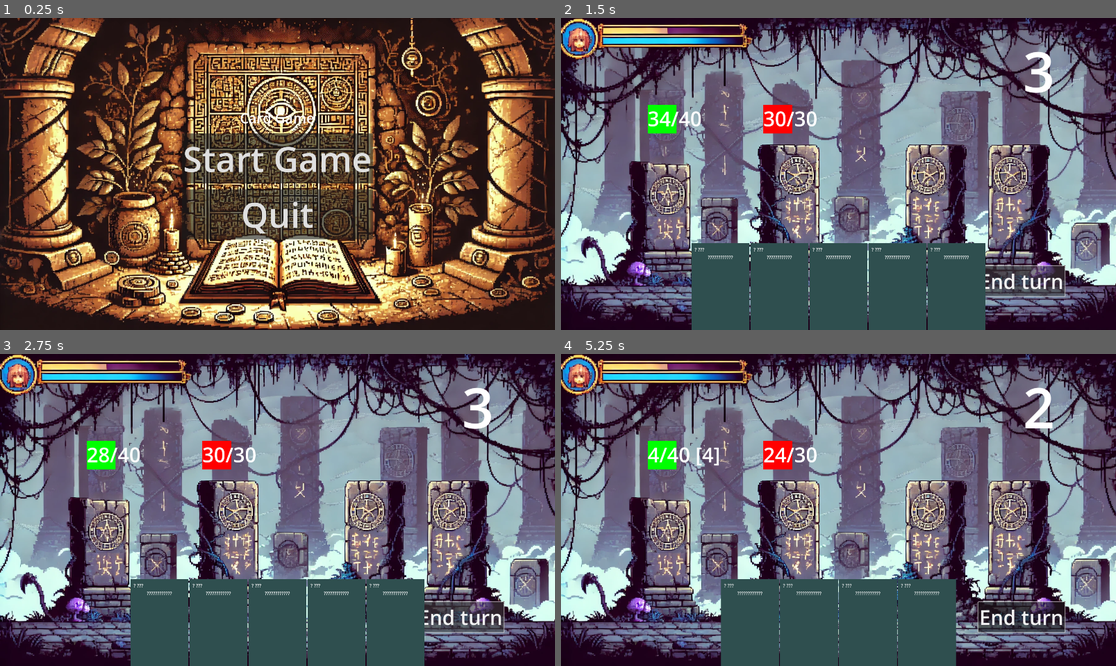
Above: before the commit, frames 1-4 (two rows, left to right).
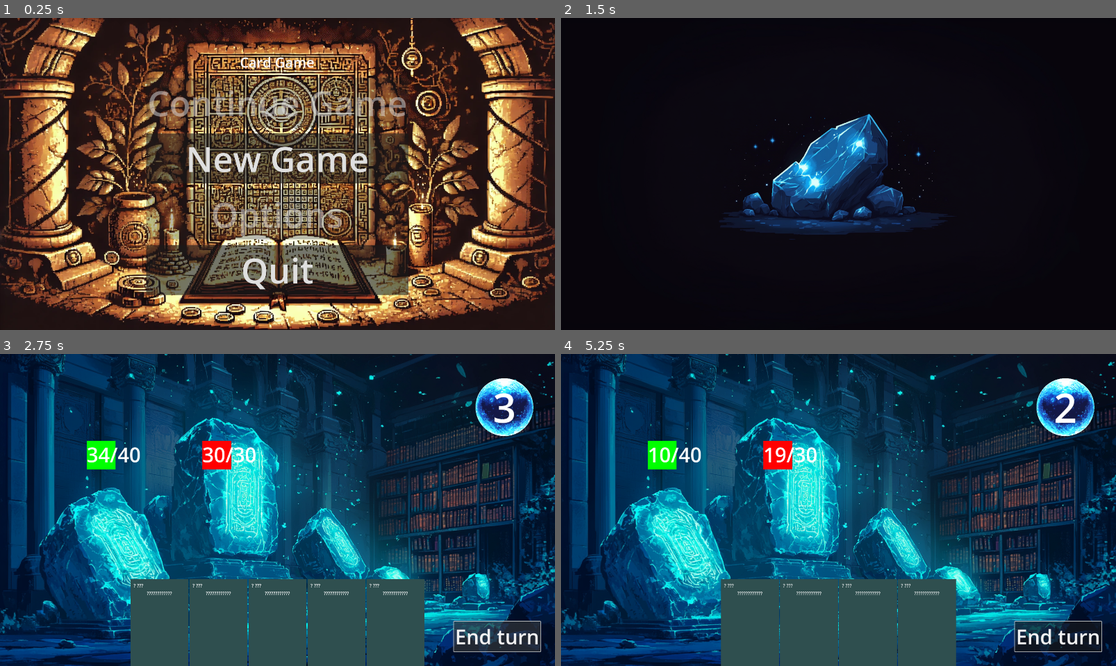
Above: after the commit, the same moments.

Repository: Pixel-Pilgrims/game-off-2024
Game: Godot game, scene res://scenes/Main.tscn
Two runs of this game, one before a commit and one after it. Both use one fixed random seed, a clock stepped at 60 frames per second and the inputs below. Sound files missing from this copy of the repository are replaced by a short silence.
Inputs (mouse positions are in pixels of both pictures, inside the frame that each line leads up to):
- Up to frame 1 (0.25 s): no input
- Up to frame 2 (1.5 s): click "Start Game" (after the commit: "New Game") at 0.5 s; click (1021, 280) at 1.25 s, where only the run before the commit has a clickable "End turn"
- Up to frame 3 (2.75 s): click "End turn" at 2 s
- Up to frame 4 (5.25 s): click "End turn" at 2.75 s; tap Enter at 3.5, 5 s; move the mouse to (721, 622) at 3.52 s; click (721, 622) at 3.67 s; tap Space at 4.25 s; move the mouse to (749, 622) at 4.27 s; click (749, 622) at 4.42 s; move the mouse to (721, 622) at 5.02 s; click (721, 622) at 5.17 s

The runs differ from the first frame. In frame 1, 18% of the frame differs, in the area x 26-74%, y 12-89%; in frame 2, 89%, in the area x 0-100%, y 0-100%; in frame 3, 82%; in frame 4, 85%.

Commit message:
feat: add cutscene system

Diff:
--- a/resources/cards/attack_card.tres
+++ b/resources/cards/attack_card.tres
@@ -1,9 +1,9 @@
 [gd_resource type="Resource" script_class="CardData" load_steps=2 format=3 uid="uid://i1h80xcboga2"]
 
-[ext_resource type="Script" path="res://scripts/cards/card_data.gd" id="1_e526h"]
+[ext_resource type="Script" path="res://scripts/data/card_data.gd" id="1_qhkig"]
 
 [resource]
-script = ExtResource("1_e526h")
+script = ExtResource("1_qhkig")
 name = "Strike"
 energy_cost = 1
 card_type = "attack"
--- a/resources/cards/block_card.tres
+++ b/resources/cards/block_card.tres
@@ -1,9 +1,9 @@
 [gd_resource type="Resource" script_class="CardData" load_steps=2 format=3 uid="uid://dwoxx76qsbfys"]
 
-[ext_resource type="Script" path="res://scripts/cards/card_data.gd" id="1_8hq8f"]
+[ext_resource type="Script" path="res://scripts/data/card_data.gd" id="1_vpyxy"]
 
 [resource]
-script = ExtResource("1_8hq8f")
+script = ExtResource("1_vpyxy")
 name = "Block"
 energy_cost = 1
 card_type = "block"
--- /dev/null
+++ b/resources/cutscenes/new_game/new_game_cutscene.tres
@@ -0,0 +1,29 @@
+[gd_resource type="Resource" script_class="CutsceneData" load_steps=10 format=3 uid="uid://cmss538sh2l7r"]
+
+[ext_resource type="Script" path="res://scripts/data/cutscene_data.gd" id="1_b1qtf"]
+[ext_resource type="AudioStream" uid="uid://b6miq63f23cyk" path="res://assets/audio/new_game_narrative.mp3" id="1_mx5nb"]
+[ext_resource type="Script" path="res://scripts/data/cutscene_frame_data.gd" id="2_ireuw"]
+[ext_resource type="Texture2D" uid="uid://wv57ymcqwumg" path="res://assets/cutscene_images/new_game/new_game_0_stone.png" id="3_sptdj"]
+[ext_resource type="Texture2D" uid="uid://x7r1vbh43dhe" path="res://assets/cutscene_images/new_game/new_game_1_marketplace.png" id="4_x3eri"]
+[ext_resource type="Texture2D" uid="uid://qoukk6jbsbu0" path="res://assets/cutscene_images/new_game/new_game_2_rocky_outcrop.png" id="5_7v7wn"]
+
+[sub_resource type="Resource" id="Resource_dxda3"]
+script = ExtResource("2_ireuw")
+timestamp = 0.0
+image = ExtResource("3_sptdj")
+
+[sub_resource type="Resource" id="Resource_gcroa"]
+script = ExtResource("2_ireuw")
+timestamp = 6.0
+image = ExtResource("4_x3eri")
+
+[sub_resource type="Resource" id="Resource_5aa0k"]
+script = ExtResource("2_ireuw")
+timestamp = 22.0
+image = ExtResource("5_7v7wn")
+
+[resource]
+resource_name = "New Game"
+script = ExtResource("1_b1qtf")
+audio_track = ExtResource("1_mx5nb")
+frames = Array[ExtResource("2_ireuw")]([SubResource("Resource_dxda3"), SubResource("Resource_gcroa"), SubResource("Resource_5aa0k")])
--- a/scenes/Card.tscn
+++ b/scenes/Card.tscn
@@ -1,6 +1,6 @@
 [gd_scene load_steps=2 format=3 uid="uid://cpp37o7600nho"]
 
-[ext_resource type="Script" path="res://scripts/cards/card.gd" id="1_p7luq"]
+[ext_resource type="Script" path="res://scripts/scenes/card.gd" id="1_p7luq"]
 
 [node name="Card" type="Control"]
 custom_minimum_size = Vector2(200, 300)
--- a/scenes/Combat.tscn
+++ b/scenes/Combat.tscn
@@ -1,17 +1,18 @@
-[gd_scene load_steps=10 format=3 uid="uid://bqup6jb3jks6m"]
+[gd_scene load_steps=11 format=3 uid="uid://bqup6jb3jks6m"]
 
-[ext_resource type="Script" path="res://scripts/combat.gd" id="1_5fcjk"]
+[ext_resource type="Script" path="res://scripts/scenes/combat.gd" id="1_n5yyl"]
 [ext_resource type="Script" path="res://scripts/managers/combat_manager.gd" id="2_305ab"]
 [ext_resource type="Script" path="res://scripts/managers/hand_manager.gd" id="3_bdk6y"]
 [ext_resource type="Script" path="res://scripts/managers/decoder_manager.gd" id="4_vgm5a"]
 [ext_resource type="Script" path="res://scripts/managers/pause_manager.gd" id="5_pl43j"]
-[ext_resource type="Script" path="res://scripts/background_system.gd" id="6_ucnrj"]
+[ext_resource type="Script" path="res://scripts/systems/background_system.gd" id="6_l1wfx"]
 [ext_resource type="Script" path="res://scripts/player.gd" id="7_dwwk6"]
 [ext_resource type="Script" path="res://scripts/enemy.gd" id="8_grmhu"]
 [ext_resource type="PackedScene" uid="uid://duyk27ghemr8s" path="res://scenes/decode_ui.tscn" id="9_1iax2"]
+[ext_resource type="Texture2D" uid="uid://dyx76tn885md3" path="res://assets/UI/energy_orb.png" id="9_5ngnq"]
 
 [node name="Combat" type="Node2D"]
-script = ExtResource("1_5fcjk")
+script = ExtResource("1_n5yyl")
 
 [node name="CombatManager" type="Node" parent="."]
 script = ExtResource("2_305ab")
@@ -26,7 +27,7 @@
 script = ExtResource("5_pl43j")
 
 [node name="BackgroundSystem" type="Node" parent="."]
-script = ExtResource("6_ucnrj")
+script = ExtResource("6_l1wfx")
 
 [node name="PlayArea" type="Control" parent="."]
 layout_mode = 3
@@ -77,35 +78,6 @@
 grow_horizontal = 2
 grow_vertical = 2
 
-[node name="EnergyLabel" type="Label" parent="UI/HUD"]
-layout_mode = 1
-anchors_preset = 1
-anchor_left = 1.0
-anchor_right = 1.0
-offset_left = -252.0
-offset_top = 50.0
-offset_right = -212.0
-offset_bottom = 73.0
-grow_horizontal = 0
-theme_override_font_sizes/font_size = 193
-text = "<energy>"
-
-[node name="EndTurnButton" type="Button" parent="UI/HUD"]
-layout_mode = 1
-anchors_preset = 3
-anchor_left = 1.0
-anchor_top = 1.0
-anchor_right = 1.0
-anchor_bottom = 1.0
-offset_left = -252.0
-offset_top = -148.0
-offset_right = -177.0
-offset_bottom = -117.0
-grow_horizontal = 0
-grow_vertical = 0
-theme_override_font_sizes/font_size = 70
-text = "End turn"
-
 [node name="HandContainer" type="HBoxContainer" parent="UI/HUD"]
 layout_mode = 1
 anchors_preset = 7
@@ -120,4 +92,56 @@
 grow_vertical = 0
 alignment = 1
 
+[node name="EndTurnMarginContainer" type="MarginContainer" parent="UI/HUD"]
+layout_mode = 1
+anchors_preset = 3
+anchor_left = 1.0
+anchor_top = 1.0
+anchor_right = 1.0
+anchor_bottom = 1.0
+offset_left = -300.0
+offset_top = -104.0
+grow_horizontal = 0
+grow_vertical = 0
+theme_override_constants/margin_right = 50
+theme_override_constants/margin_bottom = 50
+
+[node name="EndTurnButton" type="Button" parent="UI/HUD/EndTurnMarginContainer"]
+layout_mode = 2
+theme_override_font_sizes/font_size = 70
+text = "End turn"
+
+[node name="EnergyMarginContainer" type="MarginContainer" parent="UI/HUD"]
+custom_minimum_size = Vector2(200, 200)
+layout_mode = 1
+anchors_preset = 1
+anchor_left = 1.0
+anchor_right = 1.0
+offset_left = -300.0
+offset_bottom = 318.0
+grow_horizontal = 0
+theme_override_constants/margin_top = 50
+theme_override_constants/margin_right = 50
+
+[node name="EnergyTexture" type="TextureRect" parent="UI/HUD/EnergyMarginContainer"]
+custom_minimum_size = Vector2(200, 200)
+layout_mode = 2
+size_flags_horizontal = 4
+size_flags_vertical = 4
+texture = ExtResource("9_5ngnq")
+expand_mode = 1
+
+[node name="EnergyLabel" type="Label" parent="UI/HUD/EnergyMarginContainer/EnergyTexture"]
+layout_mode = 2
+offset_left = -237.0
+offset_top = 4.0
+offset_right = 438.0
+offset_bottom = 196.0
+grow_horizontal = 2
+grow_vertical = 2
+theme_override_font_sizes/font_size = 140
+text = "<enrg>"
+horizontal_alignment = 1
+vertical_alignment = 1
+
 [node name="DecodeUI" parent="UI" instance=ExtResource("9_1iax2")]
--- a/scenes/Main.tscn
+++ b/scenes/Main.tscn
@@ -1,6 +1,6 @@
 [gd_scene load_steps=2 format=3 uid="uid://ddx65fdpgkycb"]
 
-[ext_resource type="Script" path="res://scripts/main.gd" id="1_k4dox"]
+[ext_resource type="Script" path="res://scripts/scenes/main.gd" id="1_fc67n"]
 
 [node name="Main" type="Node"]
-script = ExtResource("1_k4dox")
+script = ExtResource("1_fc67n")
--- /dev/null
+++ b/scenes/cutscene.tscn
@@ -0,0 +1,23 @@
+[gd_scene load_steps=2 format=3 uid="uid://1bxh8on3pygv"]
+
+[ext_resource type="Script" path="res://scripts/scenes/cutscene_scene.gd" id="1_6o0s5"]
+
+[node name="Cutscene" type="Control"]
+layout_mode = 3
+anchors_preset = 15
+anchor_right = 1.0
+anchor_bottom = 1.0
+grow_horizontal = 2
+grow_vertical = 2
+script = ExtResource("1_6o0s5")
+
+[node name="TextureRect" type="TextureRect" parent="."]
+z_index = 1000
+layout_mode = 1
+anchors_preset = 15
+anchor_right = 1.0
+anchor_bottom = 1.0
+grow_horizontal = 2
+grow_vertical = 2
+
+[node name="AudioStreamPlayer" type="AudioStreamPlayer2D" parent="."]
--- a/scenes/main_menu.tscn
+++ b/scenes/main_menu.tscn
@@ -1,7 +1,8 @@
-[gd_scene load_steps=3 format=3 uid="uid://bxru22786wp6n"]
+[gd_scene load_steps=4 format=3 uid="uid://bxru22786wp6n"]
 
-[ext_resource type="Script" path="res://scripts/main_menu.gd" id="1_f1qkp"]
-[ext_resource type="Script" path="res://scripts/background_system.gd" id="2_54lwu"]
+[ext_resource type="Script" path="res://scripts/scenes/main_menu.gd" id="1_6lpdf"]
+[ext_resource type="Script" path="res://scripts/systems/background_system.gd" id="2_bhogi"]
+[ext_resource type="Script" path="res://scripts/systems/cutscene_system.gd" id="3_khhxk"]
 
 [node name="MainMenu" type="Control"]
 layout_mode = 3
@@ -10,7 +11,7 @@
 anchor_bottom = 1.0
 grow_horizontal = 2
 grow_vertical = 2
-script = ExtResource("1_f1qkp")
+script = ExtResource("1_6lpdf")
 
 [node name="CenterContainer" type="CenterContainer" parent="."]
 z_index = 100
@@ -31,11 +32,25 @@
 text = "Card Game"
 horizontal_alignment = 1
 
+[node name="ContinueButton" type="Button" parent="CenterContainer/VBoxContainer"]
+custom_minimum_size = Vector2(200, 50)
+layout_mode = 2
+theme_override_font_sizes/font_size = 120
+disabled = true
+text = "Continue Game"
+
 [node name="StartButton" type="Button" parent="CenterContainer/VBoxContainer"]
 custom_minimum_size = Vector2(200, 50)
 layout_mode = 2
 theme_override_font_sizes/font_size = 120
-text = "Start Game"
+text = "New Game"
+
+[node name="Options" type="Button" parent="CenterContainer/VBoxContainer"]
+custom_minimum_size = Vector2(200, 50)
+layout_mode = 2
+theme_override_font_sizes/font_size = 120
+disabled = true
+text = "Options"
 
 [node name="QuitButton" type="Button" parent="CenterContainer/VBoxContainer"]
 custom_minimum_size = Vector2(200, 50)
@@ -44,4 +59,7 @@
 text = "Quit"
 
 [node name="BackgroundSystem" type="Node" parent="."]
-script = ExtResource("2_54lwu")
+script = ExtResource("2_bhogi")
+
+[node name="CutsceneSystem" type="Node" parent="."]
+script = ExtResource("3_khhxk")
--- /dev/null
+++ b/scripts/data/cutscene_data.gd
@@ -0,0 +1,8 @@
+class_name CutsceneData
+extends Resource
+
+@export var audio_track: AudioStream
+@export var frames: Array[CutsceneFrameData]
+
+func _init():
+	frames = []
--- /dev/null
+++ b/scripts/data/cutscene_frame_data.gd
@@ -0,0 +1,5 @@
+class_name CutsceneFrameData
+extends Resource
+
+@export var timestamp: float
+@export var image: Texture2D
--- a/scripts/managers/combat_manager.gd
+++ b/scripts/managers/combat_manager.gd
@@ -6,7 +6,7 @@
 
 @onready var hand_manager: Node = $"../HandManager"
 @onready var enemy: Node = $"../Enemy"
-@onready var energy_label: Label = $"../UI/HUD/EnergyLabel"
+@onready var energy_label: Label = $"../UI/HUD/EnergyMarginContainer/EnergyTexture/EnergyLabel"
 
 func _ready() -> void:
 	await hand_manager.ready
--- a/scripts/combat.gd
+++ b/scripts/scenes/combat.gd
@@ -3,7 +3,7 @@
 @onready var combat_manager = $CombatManager
 
 func _ready() -> void:
-	$UI/HUD/EndTurnButton.pressed.connect(_on_end_turn_pressed)
+	$UI/HUD/EndTurnMarginContainer/EndTurnButton.pressed.connect(_on_end_turn_pressed)
 
 func _on_end_turn_pressed() -> void:
 	combat_manager.end_turn()
--- /dev/null
+++ b/scripts/scenes/cutscene_scene.gd
@@ -0,0 +1,64 @@
+class_name CutsceneScene
+extends Control
+
+signal cutscene_finished
+
+@onready var audio_player: AudioStreamPlayer2D = $AudioStreamPlayer
+@onready var image_display: TextureRect = $TextureRect
+
+var current_cutscene: CutsceneData
+var current_frame_index: int = 0
+var exit_callback: Callable
+
+func _ready() -> void:
+	audio_player.connect("finished", _on_audio_finished)
+
+func start_cutscene(cutscene: CutsceneData, callback: Callable) -> void:
+	if not cutscene:
+		push_error("Invalid cutscene resource")
+		return
+
+	print("Cutscene: " + cutscene.resource_name)
+
+	current_cutscene = cutscene
+	current_frame_index = 0
+	exit_callback = callback
+
+	# Setup audio
+	audio_player.stream = cutscene.audio_track
+	audio_player.play()
+
+	# Show first frame
+	if cutscene.frames.size() > 0:
+		image_display.texture = cutscene.frames[0].image
+
+	# Start checking timestamps
+	set_process(true)
+
+func _process(_delta: float) -> void:
+	if not current_cutscene or current_frame_index >= current_cutscene.frames.size():
+		return
+
+	var current_time = audio_player.get_playback_position()
+	var next_frame = current_cutscene.frames[current_frame_index]
+
+	if current_time >= next_frame.timestamp:
+		image_display.texture = next_frame.image
+		current_frame_index += 1
+
+func _on_audio_finished() -> void:
+	set_process(false)
+	emit_signal("cutscene_finished")
+
+	if exit_callback != null:
+		exit_callback.call()
+
+	self.queue_free()
+
+func _unhandled_input(event: InputEvent) -> void:
+	if event.is_action_pressed("ui_cancel"):
+		skip_cutscene()
+
+func skip_cutscene() -> void:
+	audio_player.stop()
+	_on_audio_finished()
--- a/scripts/main_menu.gd
+++ b/scripts/scenes/main_menu.gd
@@ -6,6 +6,10 @@
 
 func _on_start_pressed():
 	print("start pressed")
+	var new_game_cutscene = load("res://resources/cutscenes/new_game/new_game_cutscene.tres")
+	$CutsceneSystem.play_cutscene(new_game_cutscene, start_combat)
+
+func start_combat() -> void:
 	get_node("/root/Main").start_combat()
 
 func _on_quit_pressed():
--- a/scripts/background_system.gd
+++ b/scripts/systems/background_system.gd
@@ -2,7 +2,7 @@
 
 # Preload the background textures
 const MAIN_MENU_BG = preload("res://assets/backgrounds/main_menu_bg.webp")
-const COMBAT_BG = preload("res://assets/backgrounds/combat_bg.webp")
+const COMBAT_BG = preload("res://assets/backgrounds/combat_bg.png")
 
 func _ready():
 	setup_background()
--- /dev/null
+++ b/scripts/systems/cutscene_system.gd
@@ -0,0 +1,12 @@
+extends Node
+
+const CUTSCENE_SCENE_PATH = "res://scenes/cutscene.tscn"
+
+func play_cutscene(cutscene: CutsceneData, callback: Callable) -> void:
+	if not cutscene:
+		push_error("Invalid cutscene resource")
+		return
+
+	var cutscene_scene = load(CUTSCENE_SCENE_PATH).instantiate() as CutsceneScene
+	get_tree().root.add_child(cutscene_scene)
+	cutscene_scene.start_cutscene(cutscene, callback)
Binary file added: assets/UI/energy_orb.png
Not shown, added: assets/UI/energy_orb.png.import
Not shown, added: assets/audio/new_game_narrative.mp3.import
Binary file added: assets/backgrounds/combat_bg.png
Not shown, added: assets/backgrounds/combat_bg.png.import
Binary file removed: assets/backgrounds/combat_bg.webp
Binary file added: assets/cutscene_images/new_game/new_game_0_stone.png
Not shown, changed: assets/cutscene_images/new_game/new_game_0_stone.png.import
Binary file added: assets/cutscene_images/new_game/new_game_1_marketplace.png
Not shown, added: assets/cutscene_images/new_game/new_game_1_marketplace.png.import
Binary file added: assets/cutscene_images/new_game/new_game_2_rocky_outcrop.png
Not shown, added: assets/cutscene_images/new_game/new_game_2_rocky_outcrop.png.import
(and 4 more such lines)
